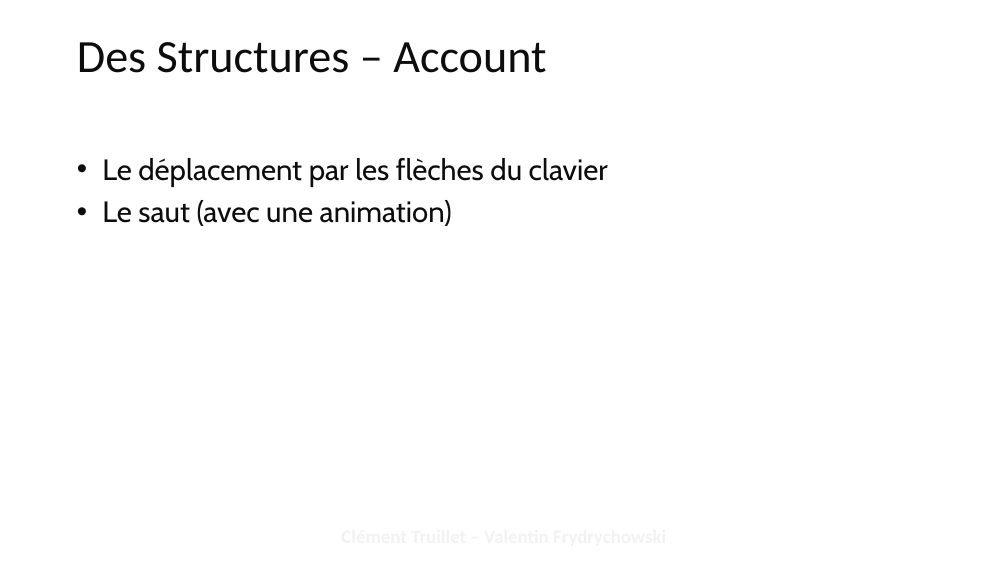
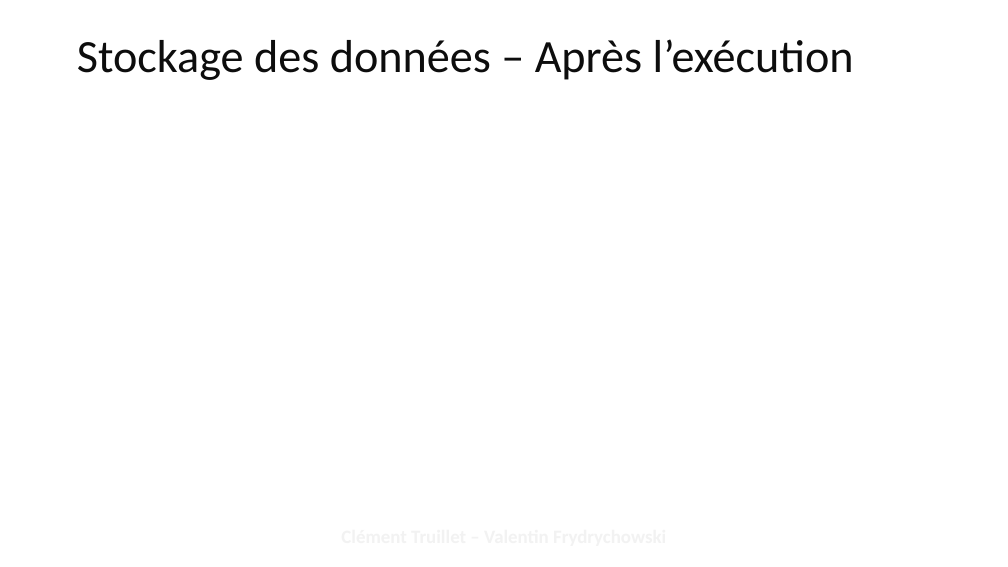
Before and after one commit to ctruillet/KreGit, a slide deck: slide 7 of doc/Presentation.pptx (slide 8 before the commit). Drawn at 1008x567 pixels with LibreOffice and Linux fonts; fonts in the diff are those of the drawing; background and template pictures are left out. Boxes give left, top, right and bottom in pixels: in the first picture for what was removed or moved away, otherwise in the second. Text is boxed around its words. In the diff, an @@ line names an element or a change of style, - is before the commit and + after.

```diff
--- a/doc/Presentation.pptx
+++ b/doc/Presentation.pptx
@@ title at (77, 39, 854, 80): text changed @@
-Des Structures – Account
+Stockage des données – Après l’exécution
@@ text removed at (102, 158, 608, 226) @@
-• Le déplacement par les flèches du clavier
-• Le saut (avec une animation)
```
Also in this commit, not shown: 5 other slides changed, 1 slide added, 3 slides removed, 13 other files.
